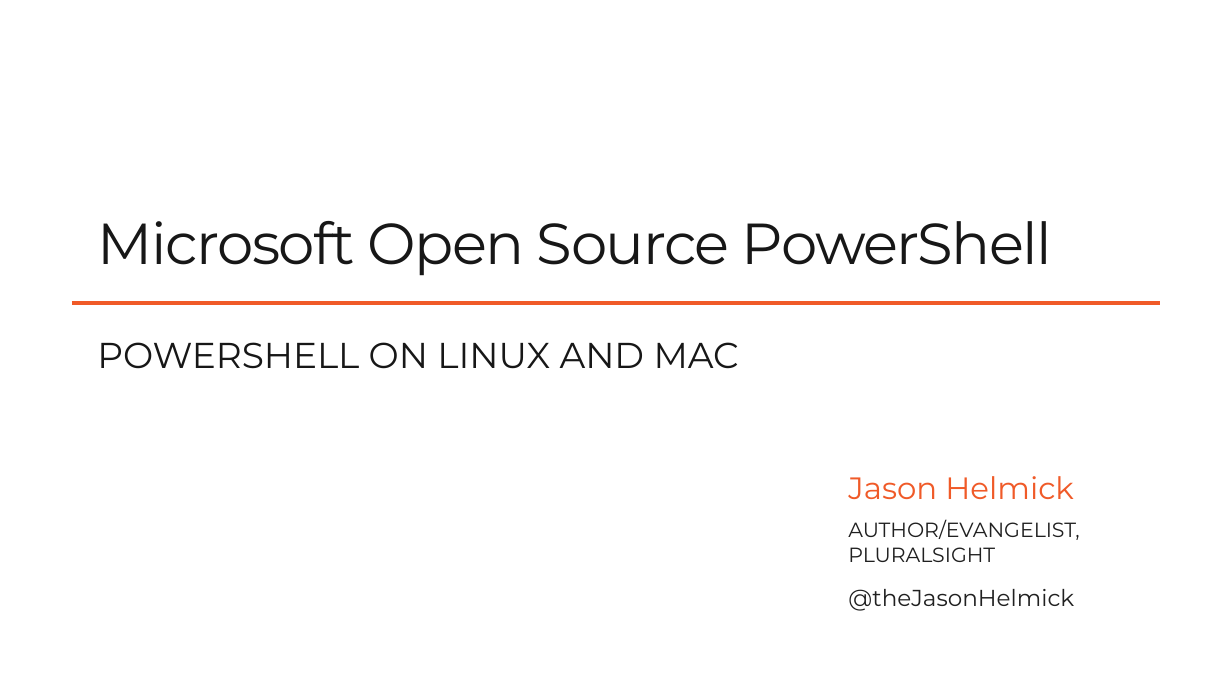
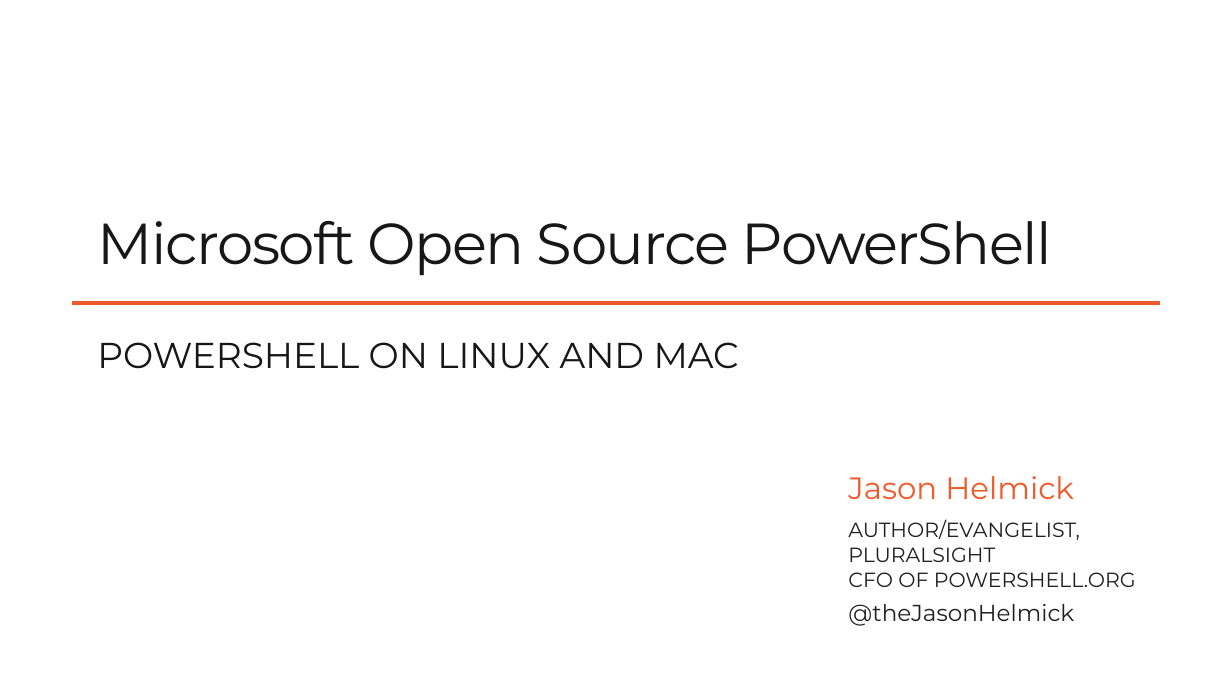
Before and after one commit to vijayraavi/PowerShellSaterday, a slide deck: slide 1 of Microsoft_Open_Source_PowerShell.pptx. Drawn at 1232x693 pixels with LibreOffice and Linux fonts; fonts in the diff are those of the drawing; background and template pictures are left out. Boxes give left, top, right and bottom in pixels: in the first picture for what was removed or moved away, otherwise in the second. Text is boxed around its words. In the diff, an @@ line names an element or a change of style, - is before the commit and + after.

```diff
--- a/Microsoft_Open_Source_PowerShell.pptx
+++ b/Microsoft_Open_Source_PowerShell.pptx
@@ text "@theJasonHelmick": place and size @@
-text "@theJasonHelmick" at <box>848,589,1074,611</box>
+text "@theJasonHelmick" at <box>848,604,1074,626</box>
@@ text at <box>848,572,1136,587</box>: paragraph added @@
+CFO OF POWERSHELL.ORG
```
Also in this commit, not shown: 1 other slide changed, 1 other file.
